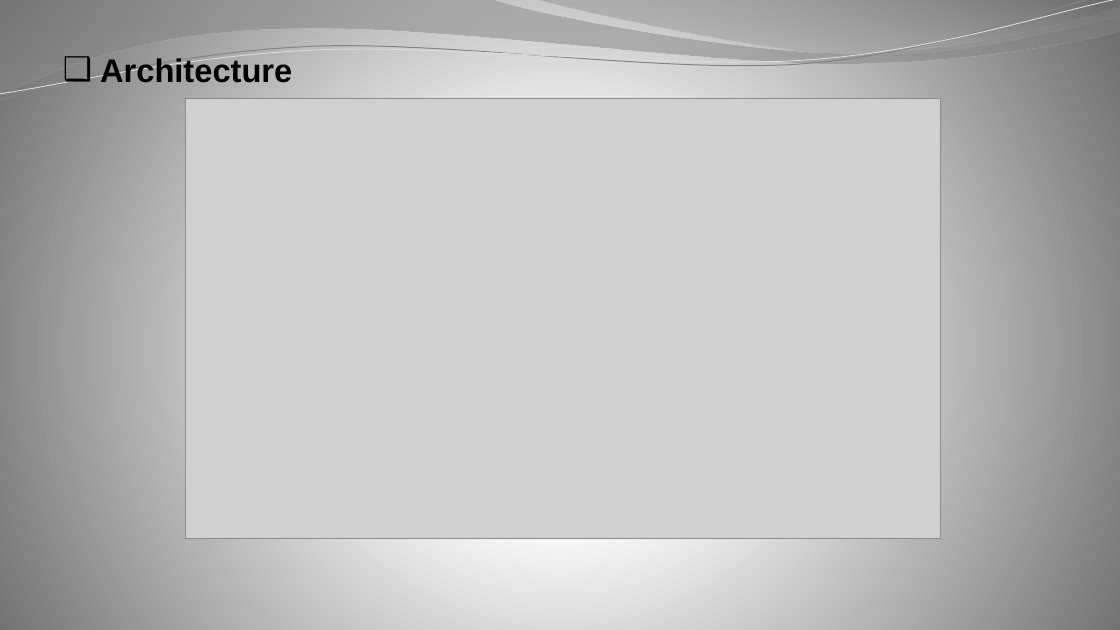
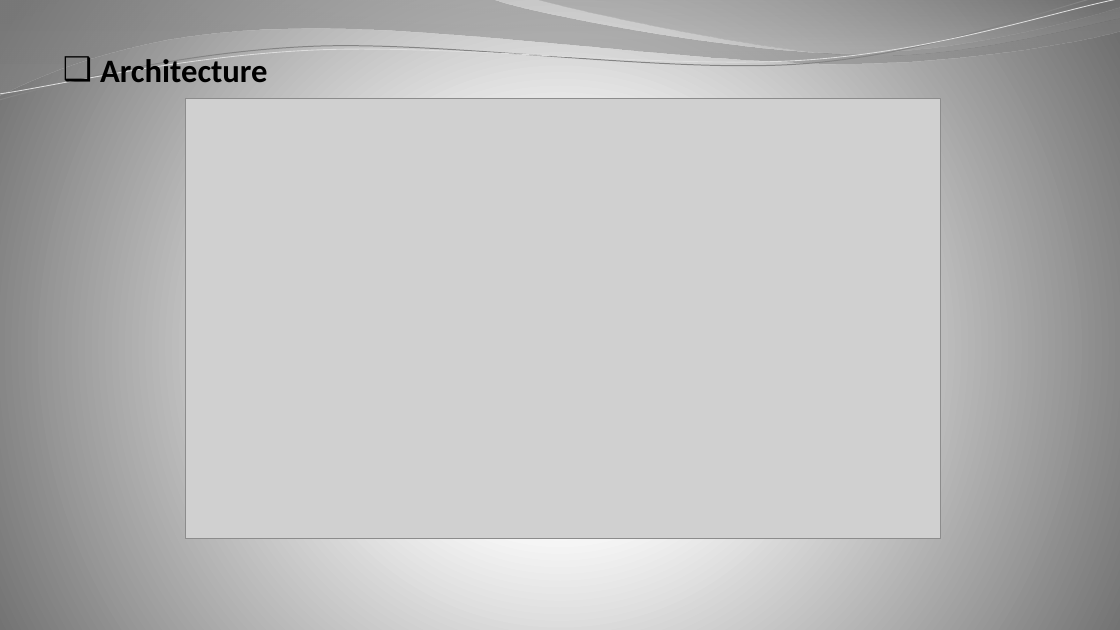
Before and after one commit to anktd23/ins-prem-prediction, a slide deck: slide 4 of documents/DPR-ins-prem-pred.pptx. Drawn at 1120x630 pixels with LibreOffice and Linux fonts; fonts in the diff are those of the drawing; grey boxes stand for pictures. Boxes give left, top, right and bottom in pixels: in the first picture for what was removed or moved away, otherwise in the second. Text is boxed around its words. In the diff, an @@ line names an element or a change of style, - is before the commit and + after.

```diff
--- a/documents/DPR-ins-prem-pred.pptx
+++ b/documents/DPR-ins-prem-pred.pptx
@@ text "Architecture" at (100, 56, 267, 82): font Arial to Calibri @@
```
Also in this commit, not shown: 8 other slides changed, 1 slide added, 3 other files.
